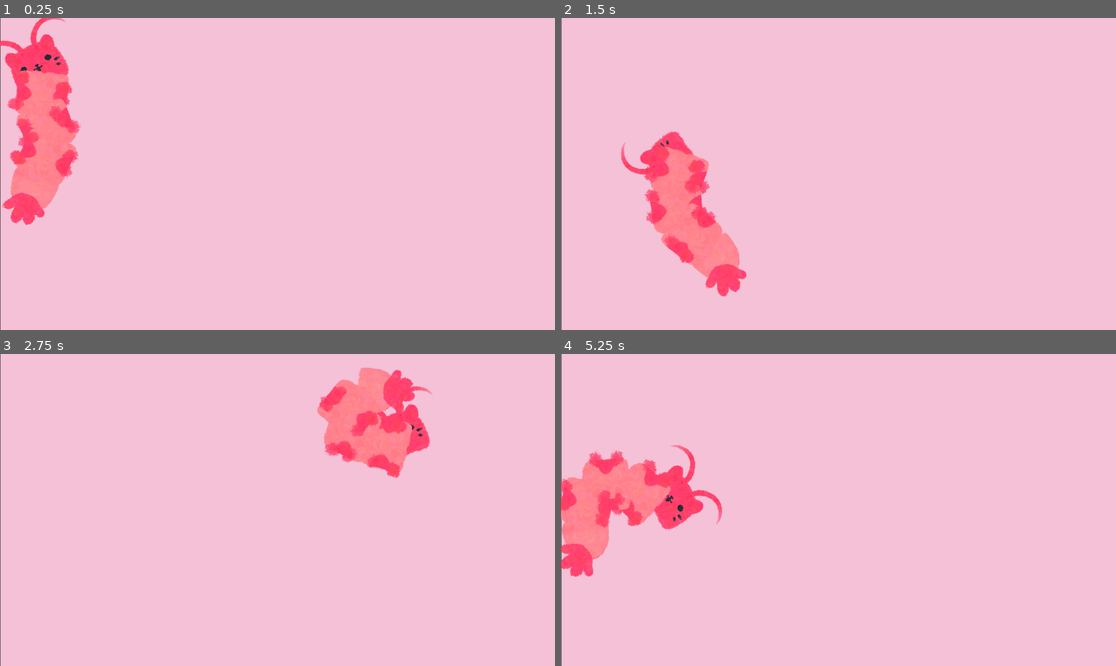
Above: before the commit, frames 1-4 (two rows, left to right).
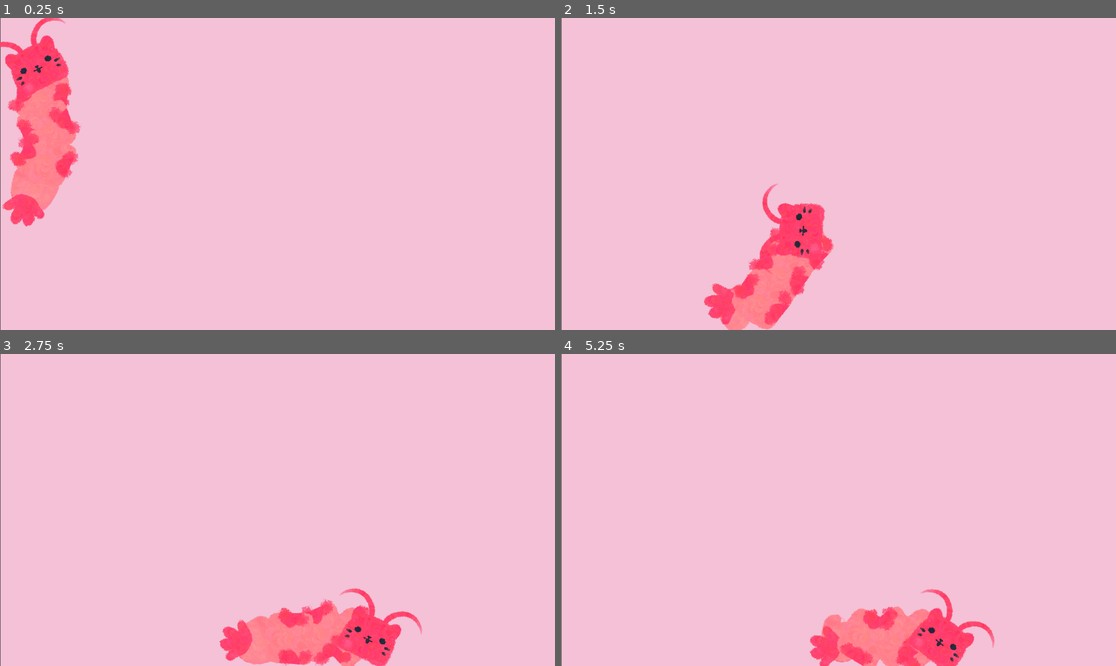
Above: after the commit, the same moments.

Repository: Cavesprout/shrimpcat
Game: Godot game, scene res://main.tscn
The game is run twice, just before and just after one commit, with the same random seed, the same clock (stepped at 60 frames per second) and the same inputs.
Inputs (mouse positions are in pixels of both pictures, inside the frame that each line leads up to):
- Up to frame 1 (0.25 s): no input
- Up to frame 2 (1.5 s): move the mouse to (633, 139) at 0.52 s; press the mouse at (633, 139) at 0.53 s; move the mouse to (727, 189) at 1.27 s; release the mouse at (727, 189) at 1.28 s; click (727, 189) at 1.35 s
- Up to frame 3 (2.75 s): move the mouse to (333, 441) at 2.02 s; press the mouse at (333, 441) at 2.03 s
- Up to frame 4 (5.25 s): move the mouse to (810, 572) at 2.77 s; release the mouse at (810, 572) at 2.78 s; click (810, 572) at 2.85 s; move the mouse to (1005, 556) at 3.52 s; press the mouse at (1005, 556) at 3.53 s; move the mouse to (672, 463) at 4.27 s; release the mouse at (672, 463) at 4.28 s; click (672, 463) at 4.35 s; move the mouse to (866, 510) at 5.02 s; press the mouse at (866, 510) at 5.03 s

The runs differ from the first frame. In frame 1, 1.1% of the frame differs, in the area x 0-15%, y 0-67%; in frame 2, 9.7%; in frame 3, 9.9%; in frame 4, 10%, in the area x 0-79%, y 29-100%.
Error after the commit: Parse Error: Expected indented block after "if" block. (res://head.gd:10)

Commit message:
Started reworking grab

Diff:
--- a/head.gd
+++ b/head.gd
@@ -7,18 +7,13 @@
 func _process(delta: float) -> void:
 	if Input.is_action_pressed("grab"):
 		#if hover:
-		grabbed = true
+		if grabbed:
+
+		else:
+			grabbed = true
 	else:
 		grabbed = false
 
-
-const SPEED := 10000.0
-func _physics_process(delta):
-	if grabbed:
-		var mouse_pos = get_global_mouse_position()
-		var velocity_vector = (mouse_pos - global_position)
-
-		apply_central_force(velocity_vector * SPEED * delta)
 
 
 func _on_mouse_entered() -> void:
--- a/segment_modular.tscn
+++ b/segment_modular.tscn
@@ -14,7 +14,6 @@
 [sub_resource type="CircleShape2D" id="CircleShape2D_q446l"]
 
 [node name="SegmentModular" type="RigidBody2D"]
-gravity_scale = 0.0
 script = ExtResource("1_oj41l")
 
 [node name="Sprite2D" type="Sprite2D" parent="."]
--- a/shrimpcat_modular.gd
+++ b/shrimpcat_modular.gd
@@ -15,3 +15,4 @@
 
 	$Butt.position = Vector2(0, (num_segments+1) * 70)
 	$Butt/ButtPin.node_b = prev_segment.get_path()
+	move_child($Head, get_child_count())
